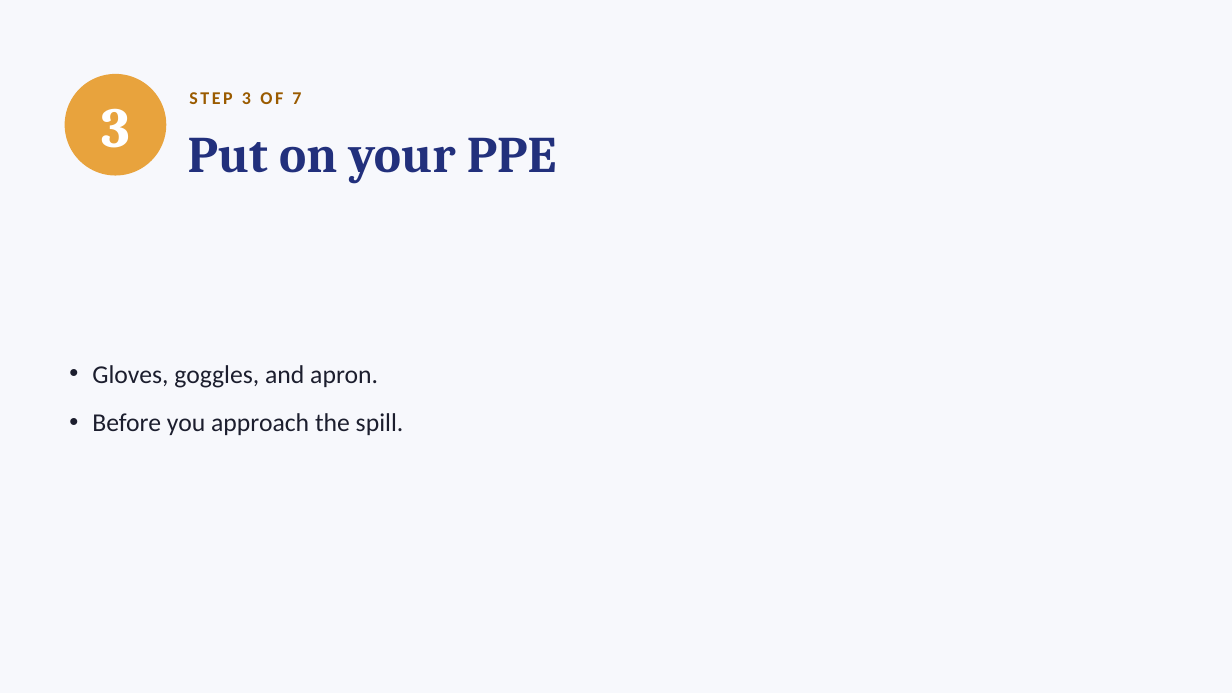
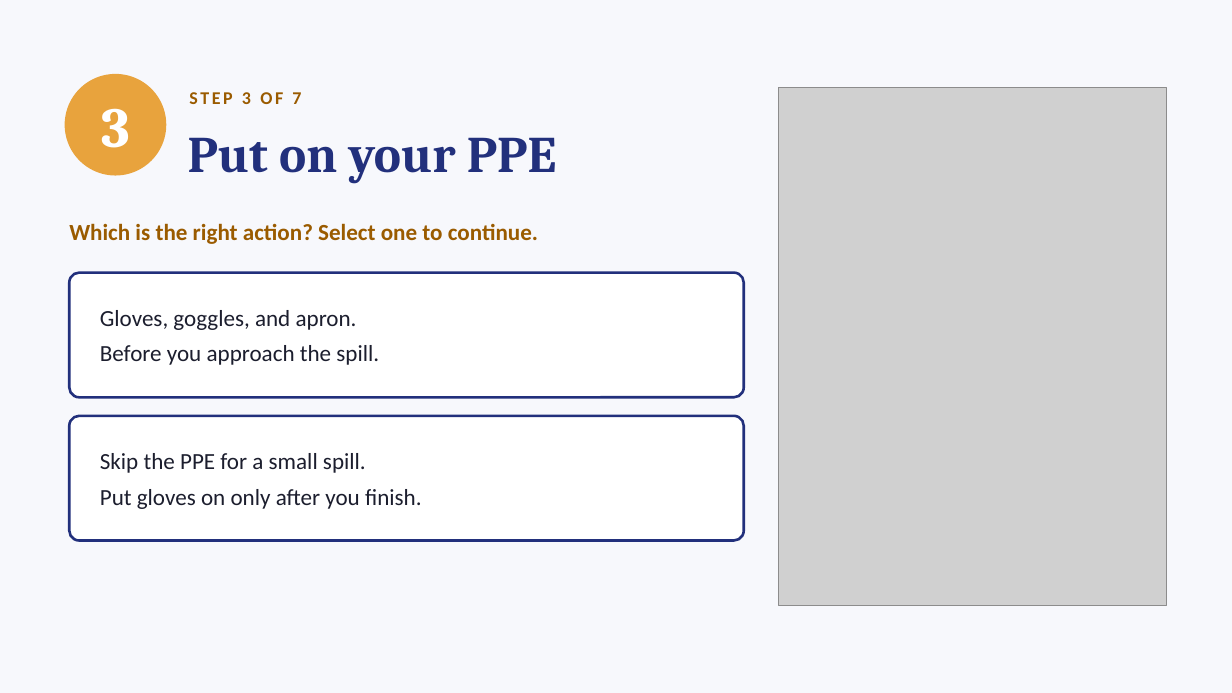
Before and after one commit to ProfeAnaEslavaEdTech/eLearningportfolio, a slide deck: slide 4 of assets/Spill-7-Steps.pptx. Drawn at 1232x693 pixels with LibreOffice and Linux fonts; fonts in the diff are those of the drawing; grey boxes stand for pictures. Boxes give left, top, right and bottom in pixels: in the first picture for what was removed or moved away, otherwise in the second. Text is boxed around its words. In the diff, an @@ line names an element or a change of style, - is before the commit and + after.

```diff
--- a/assets/Spill-7-Steps.pptx
+++ b/assets/Spill-7-Steps.pptx
@@ picture added at (779,88,1167,605) @@
@@ text added at (69,223,538,244), 18 pt, text #9A5B00, bold @@
+Which is the right action? Select one to continue.
@@ rounded rectangle "Gloves, goggles, and apron.": place and size @@
-rounded rectangle "Gloves, goggles, and apron." at (92,365,404,435)
+rounded rectangle "Gloves, goggles, and apron." at (69,273,744,397)
@@ rounded rectangle "Gloves, goggles, and apron." at (69,273,744,397): size 20 to 18 pt; bullet • to none; less space between paragraphs; fill none to #FFFFFF; outline none to #22307C 2 pt @@
@@ rounded rectangle added at (69,416,744,541), fill #FFFFFF, outline #22307C 2 pt, 18 pt, text #1C1E2E @@
+Skip the PPE for a small spill.
+Put gloves on only after you finish.
```
Also in this commit, not shown: 7 other slides changed, 1 slide added, 1 other file.
